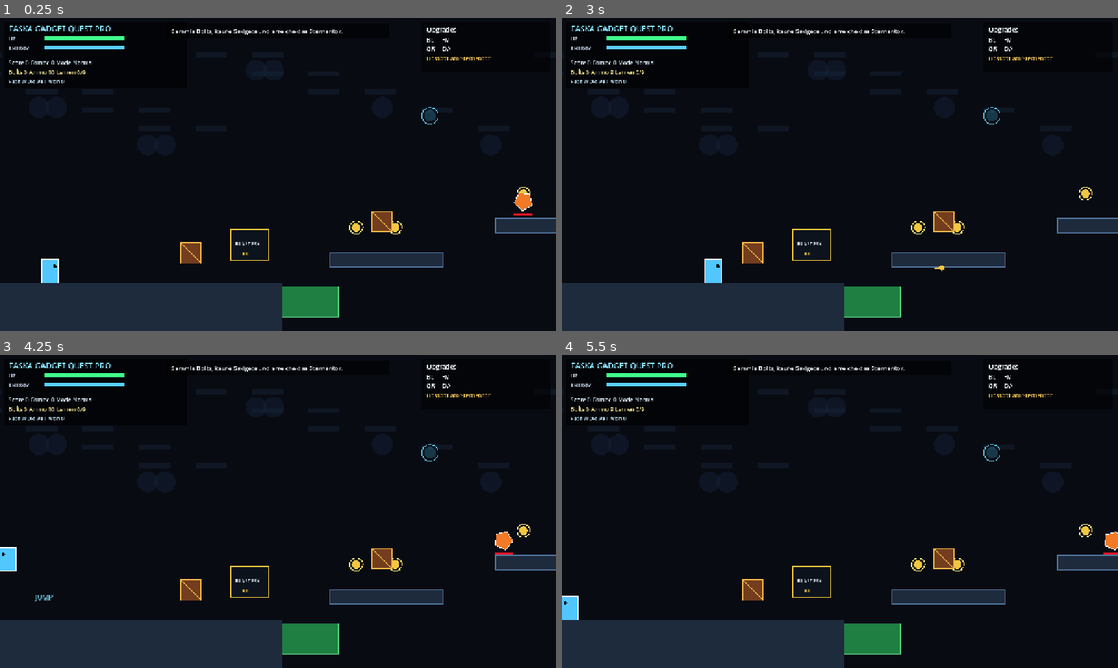
Above: before the commit, frames 1-4 (two rows, left to right).
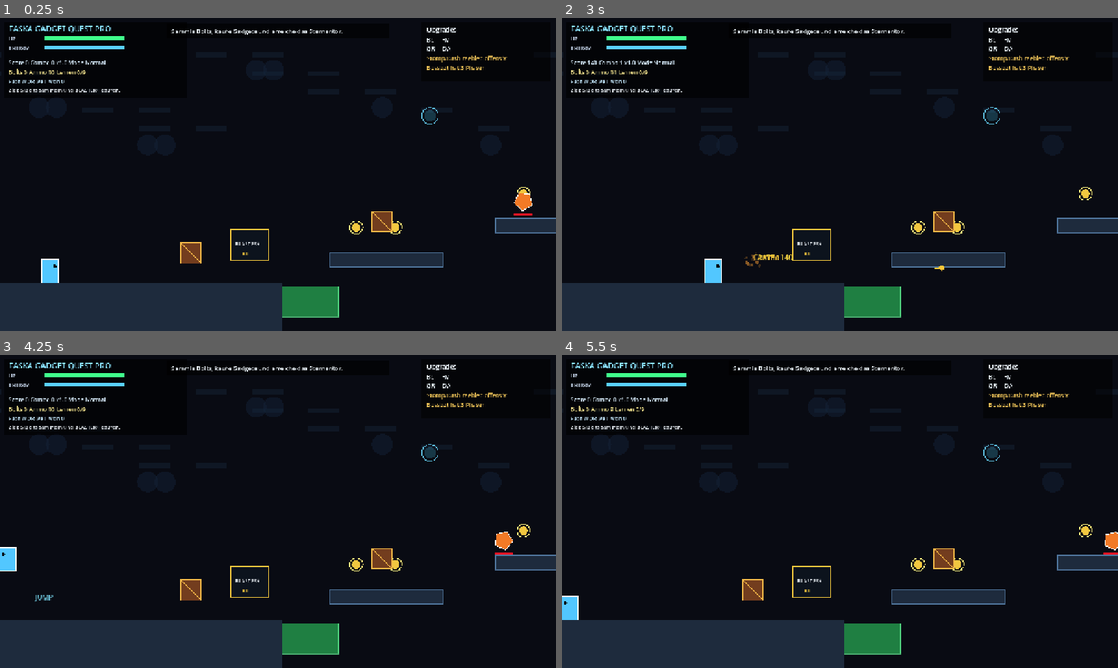
Above: after the commit, the same moments.

Repository: ralfarminkirchner-netizen/faska-flow-pro
Game: Godot game, scene res://scenes/main.tscn
Two runs of this game, one before a commit and one after it. Both use one fixed random seed, a clock stepped at 60 frames per second and the inputs below.
Inputs (mouse positions are in pixels of both pictures, inside the frame that each line leads up to):
- Up to frame 1 (0.25 s): no input
- Up to frame 2 (3 s): tap Enter at 0.5 s; drag from (840, 174) to (895, 105) at 0.52 s; drag from (728, 190) to (812, 237) at 1.27 s; move the mouse to (895, 105) at 2.02 s; hold D 2.03-2.75 s; tap K at 2.1 s; click (895, 105) at 2.17 s; tap E at 2.3 s; drag from (812, 237) to (673, 127) at 2.77 s
- Up to frame 3 (4.25 s): move the mouse to (444, 558) at 3.52 s; hold A from 3.53 s (still down); tap R at 3.6 s; click (444, 558) at 3.67 s; tap Space at 3.77 s; tap J at 3.8 s
- Up to frame 4 (5.5 s): release A at 4.25 s; drag from (673, 464) to (756, 433) at 4.27 s; move the mouse to (867, 511) at 5.02 s; hold A from 5.03 s (still down); tap K at 5.1 s; click (867, 511) at 5.17 s; tap E at 5.3 s

The runs differ from the first frame. In frame 1, 0.4% of the frame differs, in the area x 1-92%, y 12-24%; in frame 2, 0.9%, in the area x 1-92%, y 12-80%; in frame 3, 0.4%; in frame 4, 0.4%.

Commit message:
feat(gadget): deepen platformer gadget loop

Diff:
--- a/godot/faska-gadget-quest/scripts/main.gd
+++ b/godot/faska-gadget-quest/scripts/main.gd
@@ -12,6 +12,9 @@
 const MAX_HP := 120.0
 const MAX_ENERGY := 100.0
 const LEARN_GOAL := 9
+const COMBO_WINDOW := 4.8
+const MAX_COMBO_MULTIPLIER := 4.0
+const STOMP_BOUNCE := -535.0
 
 const LESSONS = ["WORTART", "LESEN", "SATZ", "KOMPOSITUM", "MATHE", "ENGLISCH", "SACHKUNDE"]
 
@@ -150,6 +153,8 @@
 var phase := "run"
 var score := 0
 var combo := 0
+var combo_timer := 0.0
+var run_clock := 0.0
 var message := ""
 var message_timer := 0.0
 var shake := 0.0
@@ -189,11 +194,15 @@
 		"grapple": 0.0,
 		"grapple_target": Vector2.ZERO,
 		"overcharge": 0.0,
+		"melee_chain": 0,
+		"melee_chain_timer": 0.0,
 		"upgrades": {"blaster": false, "hover": false, "dash": false, "grapple": false}
 	}
 	camera = Vector2.ZERO
 	score = 0
 	combo = 0
+	combo_timer = 0.0
+	run_clock = 0.0
 	phase = "run"
 	mode = "Normal"
 	message = "Sammle Bolts, kaufe Gadgets und erreiche das Sternentor."
@@ -217,11 +226,15 @@
 		if String(enemies[i].kind) == "turret":
 			hp = 4.0
 		elif String(enemies[i].kind) == "boss":
-			hp = 18.0
+			hp = 28.0
 		enemies[i]["hp"] = hp
 		enemies[i]["max_hp"] = hp
 		enemies[i]["dir"] = -1 if i % 2 == 0 else 1
 		enemies[i]["shot"] = 0.8 + float(i) * 0.18
+		enemies[i]["phase"] = 1
+		enemies[i]["charge"] = 0.0
+		enemies[i]["charge_dir"] = -1
+		enemies[i]["summon"] = 3.6
 		enemies[i]["hurt"] = 0.0
 	shots.clear()
 	particles.clear()
@@ -249,6 +262,7 @@
 	queue_redraw()
 
 func update_game(delta: float) -> void:
+	run_clock += delta
 	update_player(delta)
 	update_enemies(delta)
 	update_shots(delta)
@@ -282,6 +296,9 @@
 	player.hover = max(0.0, float(player.hover) - delta)
 	player.grapple = max(0.0, float(player.grapple) - delta)
 	player.overcharge = max(0.0, float(player.overcharge) - delta)
+	player.melee_chain_timer = max(0.0, float(player.melee_chain_timer) - delta)
+	if float(player.melee_chain_timer) <= 0.0:
+		player.melee_chain = 0
 	if touch_button_state.get("dash", false):
 		start_dash()
 	if touch_button_state.get("atk", false):
@@ -397,10 +414,18 @@
 		return
 	player.attack_cd = 0.34
 	player.attack = 0.16
-	var hit_rect := Rect2(Vector2(player.pos) + Vector2(float(player.facing) * 34.0 - 32.0, -34.0), Vector2(72.0, 62.0))
+	player.melee_chain = min(3, int(player.melee_chain) + 1)
+	player.melee_chain_timer = 0.58
+	var chain := int(player.melee_chain)
+	var attack_width := 78.0 + float(chain) * 12.0
+	var hit_x := Vector2(player.pos).x + (12.0 if int(player.facing) > 0 else -12.0 - attack_width)
+	var hit_rect := Rect2(Vector2(hit_x, Vector2(player.pos).y - 36.0), Vector2(attack_width, 68.0))
+	var wrench_damage := 1.7 + float(chain) * 0.35
+	if float(player.overcharge) > 0.0:
+		wrench_damage *= 1.25
 	for i in range(enemies.size() - 1, -1, -1):
 		if enemy_rect(enemies[i]).intersects(hit_rect):
-			hit_enemy(i, 2.0, "wrench")
+			hit_enemy(i, wrench_damage, "wrench")
 	for i in range(crates.size() - 1, -1, -1):
 		if not bool(crates[i].open) and crate_rect(crates[i]).intersects(hit_rect):
 			open_crate(i)
@@ -413,7 +438,10 @@
 	player.shot_cd = 0.24 if bool(player.upgrades.blaster) else 0.38
 	player.ammo = max(0, int(player.ammo) - 1)
 	var dir := Vector2(float(player.facing), 0.0)
-	shots.append({"pos": Vector2(player.pos) + Vector2(float(player.facing) * 28.0, -8.0), "vel": dir * 820.0, "life": 1.2, "from_player": true, "damage": 1.4 if bool(player.upgrades.blaster) else 1.0, "color": Color(0.98, 0.78, 0.22)})
+	var shot_damage := 1.4 if bool(player.upgrades.blaster) else 1.0
+	if float(player.overcharge) > 0.0:
+		shot_damage *= 1.35
+	shots.append({"pos": Vector2(player.pos) + Vector2(float(player.facing) * 28.0, -8.0), "vel": dir * 820.0, "life": 1.2, "from_player": true, "damage": shot_damage, "radius": 6.0, "color": Color(0.98, 0.78, 0.22)})
 
 func start_grapple() -> void:
 	if not bool(player.upgrades.grapple):
@@ -446,7 +474,8 @@
 				station.bought = true
 				player.upgrades[String(station.id)] = true
 				stats.upgrades += 1
-				score += 650
+				add_combo(2)
+				award_score(650, p, "UPGRADE")
 				add_text(String(station.label), p, Color(0.95, 0.82, 0.25))
 			else:
 				add_text("Noch " + str(cost - int(player.bolts)) + " Bolts", p, Color(1.0, 0.6, 0.25))
@@ -461,6 +490,8 @@
 	for i in range(enemies.size() - 1, -1, -1):
 		var e = enemies[i]
 		e.hurt = max(0.0, float(e.hurt) - delta)
+		e.charge = max(0.0, float(e.get("charge", 0.0)) - delta)
+		e.summon = max(0.0, float(e.get("summon", 2.0)) - delta)
 		var kind := String(e.kind)
 		if kind == "turret":
 			e.shot = float(e.shot) - delta
@@ -468,11 +499,25 @@
 				e.shot = 1.15
 				fire_enemy_shot(e)
 		elif kind == "boss":
+			var ratio: float = clamp(float(e.hp) / float(e.max_hp), 0.0, 1.0)
+			e.phase = 3 if ratio < 0.34 else (2 if ratio < 0.68 else 1)
 			e.shot = float(e.shot) - delta
-			e.x = float(e.x) + sin(Time.get_ticks_msec() * 0.002) * 20.0 * delta
+			if float(e.charge) > 0.0:
+				e.x = float(e.x) + float(e.charge_dir) * (250.0 + float(e.phase) * 70.0) * delta
+			else:
+				var chase_dir: float = sign(Vector2(player.pos).x - float(e.x))
+				e.x = float(e.x) + chase_dir * (28.0 + float(e.phase) * 14.0) * delta + sin(run_clock * 2.1) * 24.0 * delta
+			e.x = clamp(float(e.x), float(e.min), float(e.max))
 			if float(e.shot) <= 0.0:
-				e.shot = 0.8
-				fire_enemy_shot(e)
+				e.shot = 1.12 if int(e.phase) == 1 else (0.88 if int(e.phase) == 2 else 0.68)
+				fire_boss_pattern(e, int(e.phase))
+				if int(e.phase) >= 3:
+					e.charge = 0.36
+					e.charge_dir = -1 if Vector2(player.pos).x < float(e.x) else 1
+					add_text("BOSS DASH", Vector2(float(e.x), float(e.y)), Color(1.0, 0.44, 0.16))
+			if int(e.phase) >= 2 and float(e.summon) <= 0.0:
+				e.summon = 4.6 if int(e.phase) == 2 else 3.5
+				spawn_boss_minion(Vector2(float(e.x), float(e.y)))
 		else:
 			e.x = float(e.x) + float(e.dir) * (120.0 if kind == "drone" else 155.0) * delta
 			if float(e.x) < float(e.min) or float(e.x) > float(e.max):
@@ -480,13 +525,58 @@
 			if kind == "drone":
 				e.y = float(e.y) + sin(Time.get_ticks_msec() * 0.004 + float(i)) * 20.0 * delta
 		if enemy_rect(e).intersects(player_rect()):
+			if can_stomp_enemy(e):
+				player.vel = Vector2(Vector2(player.vel).x, STOMP_BOUNCE)
+				player.energy = min(MAX_ENERGY, float(player.energy) + 12.0)
+				add_combo(1)
+				hit_enemy(i, 2.2 if kind != "boss" else 1.4, "stomp")
+				continue
+			elif float(player.dash) > 0.0:
+				player.vel = Vector2(Vector2(player.vel).x * -0.25, -260.0)
+				add_combo(1)
+				hit_enemy(i, 1.45 if kind != "boss" else 1.1, "dash")
+				continue
 			damage_player(10.0 if kind != "boss" else 18.0, "Bot")
 		enemies[i] = e
 
 func fire_enemy_shot(e) -> void:
 	var start := Vector2(float(e.x), float(e.y) - 26.0)
 	var dir := (Vector2(player.pos) - start).normalized()
-	shots.append({"pos": start, "vel": dir * 420.0, "life": 2.2, "from_player": false, "damage": 9.0, "color": Color(1.0, 0.25, 0.2)})
+	shots.append({"pos": start, "vel": dir * 420.0, "life": 2.2, "from_player": false, "damage": 9.0, "radius": 6.0, "color": Color(1.0, 0.25, 0.2)})
+
+func fire_boss_pattern(e, boss_phase: int) -> void:
+	var start := Vector2(float(e.x), float(e.y) - 34.0)
+	var dir := (Vector2(player.pos) - start).normalized()
+	var angles := [-0.18, 0.0, 0.18] if boss_phase >= 2 else [0.0]
+	for angle in angles:
+		shots.append({"pos": start, "vel": dir.rotated(angle) * (430.0 + float(boss_phase) * 35.0), "life": 2.3, "from_player": false, "damage": 9.0 + float(boss_phase), "radius": 7.0, "color": Color(1.0, 0.22, 0.16)})
+	if boss_phase >= 3:
+		for j in range(3):
+			var drop_x: float = clamp(Vector2(player.pos).x + float(j - 1) * 82.0, float(e.min), float(e.max))
+			shots.append({"pos": Vector2(drop_x, float(e.y) - 135.0 - float(j) * 20.0), "vel": Vector2(rng.randf_range(-55.0, 55.0), 520.0), "life": 1.45, "from_player": false, "damage": 12.0, "radius": 10.0, "color": Color(1.0, 0.58, 0.18)})
+	add_text("PHASE " + str(boss_phase), start, Color(1.0, 0.62, 0.18))
+
+func spawn_boss_minion(pos: Vector2) -> void:
+	var side := -1 if rng.randf() < 0.5 else 1
+	var spawn_x: float = clamp(pos.x + float(side) * rng.randf_range(95.0, 180.0), 4400.0, WORLD_W - 120.0)
+	var minion := {
+		"x": spawn_x,
+		"y": FLOOR_Y - 46.0,
+		"min": max(4330.0, spawn_x - 180.0),
+		"max": min(WORLD_W - 90.0, spawn_x + 180.0),
+		"kind": "roller",
+		"hp": 2.0,
+		"max_hp": 2.0,
+		"dir": side,
+		"shot": 1.2,
+		"phase": 1,
+		"charge": 0.0,
+		"charge_dir": side,
+		"summon": 9.0,
+		"hurt": 0.0
+	}
+	enemies.append(minion)
+	add_text("BOT DROP", pos, Color(1.0, 0.58, 0.18))
 
 func update_shots(delta: float) -> void:
 	for i in range(shots.size() - 1, -1, -1):
@@ -525,8 +615,8 @@
 		if String(e.kind) == "boss":
 			points = 2400
 			add_text("BOSSBOT DOWN", Vector2(e.x, e.y), Color(0.95, 0.82, 0.25))
-		score += points + combo * 18
-		combo += 1
+		add_combo(1 if String(e.kind) != "boss" else 4)
+		award_score(points, Vector2(float(e.x), float(e.y)), "KILL")
 		stats.kills += 1
 		drop_bolts(Vector2(float(e.x), float(e.y)), 4 if String(e.kind) != "boss" else 12)
 		enemies.remove_at(index)
@@ -541,8 +631,7 @@
 		if p.distance_to(Vector2(bolt.pos)) < 42.0:
 			bolt.taken = true
 			player.bolts += 1
-			score += 70
-			add_text("+Bolt", p, Color(0.95, 0.82, 0.25))
+			award_score(70, p, "+Bolt")
 
 func drop_bolts(pos: Vector2, amount: int) -> void:
 	for i in range(amount):
@@ -553,7 +642,8 @@
 		return
 	crates[index].open = true
 	stats.crates += 1
-	score += 140
+	add_combo(1)
+	award_score(140, Vector2(crates[index].pos), "CRATE")
 	var kind := String(crates[index].kind)
 	if kind == "ammo":
 		player.ammo = min(24, int(player.ammo) + 5)
@@ -579,7 +669,8 @@
 	var task: Dictionary = terminal.task
 	if String(terminal.label) == String(terminal.answer):
 		stats.learn += 1
-		score += 650
+		add_combo(2)
+		award_score(650, Vector2(terminal.pos), "LEARN")
 		player.energy = MAX_ENERGY
 		player.ammo = min(24, int(player.ammo) + 3)
 		if bool(terminal.repeat):
@@ -666,6 +757,7 @@
 	player.hp = max(0.0, float(player.hp) - amount)
 	player.hurt_cd = 0.75
 	combo = 0
+	combo_timer = 0.0
 	shake = 0.8
 	add_text(reason + " -" + str(int(amount)), Vector2(player.pos), Color(1.0, 0.24, 0.18))
 	if float(player.hp) <= 0.0:
@@ -678,6 +770,26 @@
 		if String(e.kind) == "boss":
 			return false
 	return true
+
+func can_stomp_enemy(e) -> bool:
+	if Vector2(player.vel).y < 130.0:
+		return false
+	var p_rect := player_rect()
+	var e_rect := enemy_rect(e)
+	return p_rect.position.y + p_rect.size.y * 0.72 < e_rect.position.y + e_rect.size.y * 0.38
+
+func add_combo(amount: int) -> void:
+	combo = min(99, combo + amount)
+	combo_timer = COMBO_WINDOW
+
+func combo_multiplier() -> float:
+	return min(MAX_COMBO_MULTIPLIER, 1.0 + floor(float(combo) / 4.0) * 0.5)
+
+func award_score(base: int, pos: Vector2 = Vector2.ZERO, label := "") -> void:
+	var gained := int(round(float(base) * combo_multiplier()))
+	score += gained
+	if label != "":
+		add_text(label + " +" + str(gained), pos, Color(0.95, 0.82, 0.25))
 
 func _unhandled_input(event) -> void:
 	if event is InputEventKey and event.pressed and not event.echo:
@@ -768,6 +880,10 @@
 func update_effects(delta: float) -> void:
 	message_timer = max(0.0, message_timer - delta)
 	shake = max(0.0, shake - delta * 6.5)
+	if combo_timer > 0.0:
+		combo_timer = max(0.0, combo_timer - delta)
+	elif combo > 0:
+		combo = 0
 	for i in range(floaters.size() - 1, -1, -1):
 		var f = floaters[i]
 		f.life = float(f.life) - delta
@@ -923,6 +1039,9 @@
 		if kind == "boss":
 			draw_rect(rect, Color(color, 0.9))
 			draw_arc(rect.get_center(), 58.0, 0.0, TAU, 40, Color(1.0, 0.55, 0.12), 3.0)
+			draw_text_at(rect.position + Vector2(13, -8), "PHASE " + str(e.get("phase", 1)), Color(1.0, 0.72, 0.24), 12)
+			if float(e.get("charge", 0.0)) > 0.0:
+				draw_line(rect.get_center() + Vector2(-48, 0), rect.get_center() + Vector2(48, 0), Color(1.0, 0.76, 0.12), 5.0)
 		elif kind == "turret":
 			draw_regular_polygon(rect.get_center(), 25.0, 3, color, -PI * 0.5)
 		else:
@@ -934,7 +1053,8 @@
 func draw_shots() -> void:
 	for shot in shots:
 		var p := world_to_screen(Vector2(shot.pos))
-		draw_circle(p, 6.0, shot.color)
+		var radius := float(shot.get("radius", 6.0))
+		draw_circle(p, radius, shot.color)
 		draw_line(p - Vector2(shot.vel).normalized() * 16.0, p, shot.color, 3.0)
 
 func draw_player() -> void:
@@ -959,19 +1079,21 @@
 
 func draw_hud() -> void:
 	var hud_w: float = min(420.0, size.x - 20.0)
-	draw_rect(Rect2(Vector2(10, 10), Vector2(hud_w, 150)), Color(0.0, 0.0, 0.0, 0.62))
+	draw_rect(Rect2(Vector2(10, 10), Vector2(hud_w, 174)), Color(0.0, 0.0, 0.0, 0.62))
 	draw_text_at(Vector2(20, 31), "FASKA GADGET QUEST PRO", Color(0.55, 0.9, 1.0), 18)
 	draw_bar(Vector2(20, 52), "HP", float(player.hp), MAX_HP, Color(0.25, 1.0, 0.55))
 	draw_bar(Vector2(20, 74), "ENERGY", float(player.energy), MAX_ENERGY, Color(0.35, 0.82, 1.0))
-	draw_text_at(Vector2(20, 108), "Score " + str(score) + " Combo " + str(combo) + " Mode " + mode, Color(0.86, 0.94, 1.0), 13)
+	draw_text_at(Vector2(20, 108), "Score " + str(score) + " Combo " + str(combo) + " x" + str(combo_multiplier()) + " Mode " + mode, Color(0.86, 0.94, 1.0), 13)
 	draw_text_at(Vector2(20, 130), "Bolts " + str(player.bolts) + " Ammo " + str(player.ammo) + " Lernen " + str(stats.learn) + "/" + str(LEARN_GOAL), Color(0.94, 0.88, 0.55), 13)
 	draw_text_at(Vector2(20, 150), "Fach " + String(LESSONS[lesson_index]) + " Wdh " + str(repeat_queue.size()), Color(0.78, 0.92, 1.0), 12)
+	draw_text_at(Vector2(20, 170), objective_text(), Color(0.96, 0.98, 1.0), 12)
 	if size.x > 760.0 and size.y <= size.x * 1.15:
-		draw_rect(Rect2(Vector2(size.x - 310, 10), Vector2(296, 116)), Color(0.0, 0.0, 0.0, 0.55))
+		draw_rect(Rect2(Vector2(size.x - 310, 10), Vector2(296, 136)), Color(0.0, 0.0, 0.0, 0.55))
 		draw_text_at(Vector2(size.x - 298, 32), "Upgrades", Color(0.95, 0.98, 1.0), 15)
 		draw_text_at(Vector2(size.x - 298, 55), "BL " + yesno(player.upgrades.blaster) + "  HV " + yesno(player.upgrades.hover), Color(0.94, 0.98, 1.0), 13)
 		draw_text_at(Vector2(size.x - 298, 76), "GR " + yesno(player.upgrades.grapple) + "  DA " + yesno(player.upgrades.dash), Color(0.94, 0.98, 1.0), 13)
-		draw_text_at(Vector2(size.x - 298, 98), "Bossbot am Sternentor", Color(0.95, 0.78, 0.35), 13)
+		draw_text_at(Vector2(size.x - 298, 98), "Stomp/Dash zaehlen offensiv", Color(0.95, 0.78, 0.35), 13)
+		draw_text_at(Vector2(size.x - 298, 120), "Bossbot hat 3 Phasen", Color(0.95, 0.78, 0.35), 13)
 
 func draw_bar(pos: Vector2, label: String, value: float, max_value: float, color: Color) -> void:
 	draw_text_at(pos, label, Color(0.76, 0.82, 0.9), 12)
@@ -1024,6 +1146,21 @@
 func yesno(value) -> String:
 	return "ON" if bool(value) else "--"
 
+func objective_text() -> String:
+	if mode == "Learncade":
+		return "Lernziel: richtiges Terminal beruehren - " + String(LESSONS[lesson_index])
+	if not bool(player.upgrades.blaster):
+		return "Ziel: 5 Bolts sammeln und BLASTER+ kaufen."
+	if not bool(player.upgrades.hover):
+		return "Ziel: Hoverboots kaufen und Luftwege oeffnen."
+	if not bool(player.upgrades.grapple):
+		return "Ziel: Grapple-Anker erreichen und GRAPPLE+ kaufen."
+	if not bool(player.upgrades.dash):
+		return "Ziel: DASH+ kaufen, dann Boss-Arena."
+	if not boss_defeated():
+		return "Ziel: Bossbot - Stomp, Dash, Blaster, Wrench."
+	return "Ziel: Sternentor rechts betreten."
+
 func spawn_sparks(pos: Vector2, color: Color, count := 9) -> void:
 	for i in range(count):
 		particles.append({"pos": pos, "vel": Vector2(rng.randf_range(-120, 120), rng.randf_range(-160, 40)), "life": rng.randf_range(0.25, 0.72), "size": rng.randf_range(2.0, 5.0), "color": color})
Not shown, changed: src/components/games/godot/FaskaGadgetQuestGodot.jsx
Not shown, changed: src/components/hub/GameEngineHub.jsx
